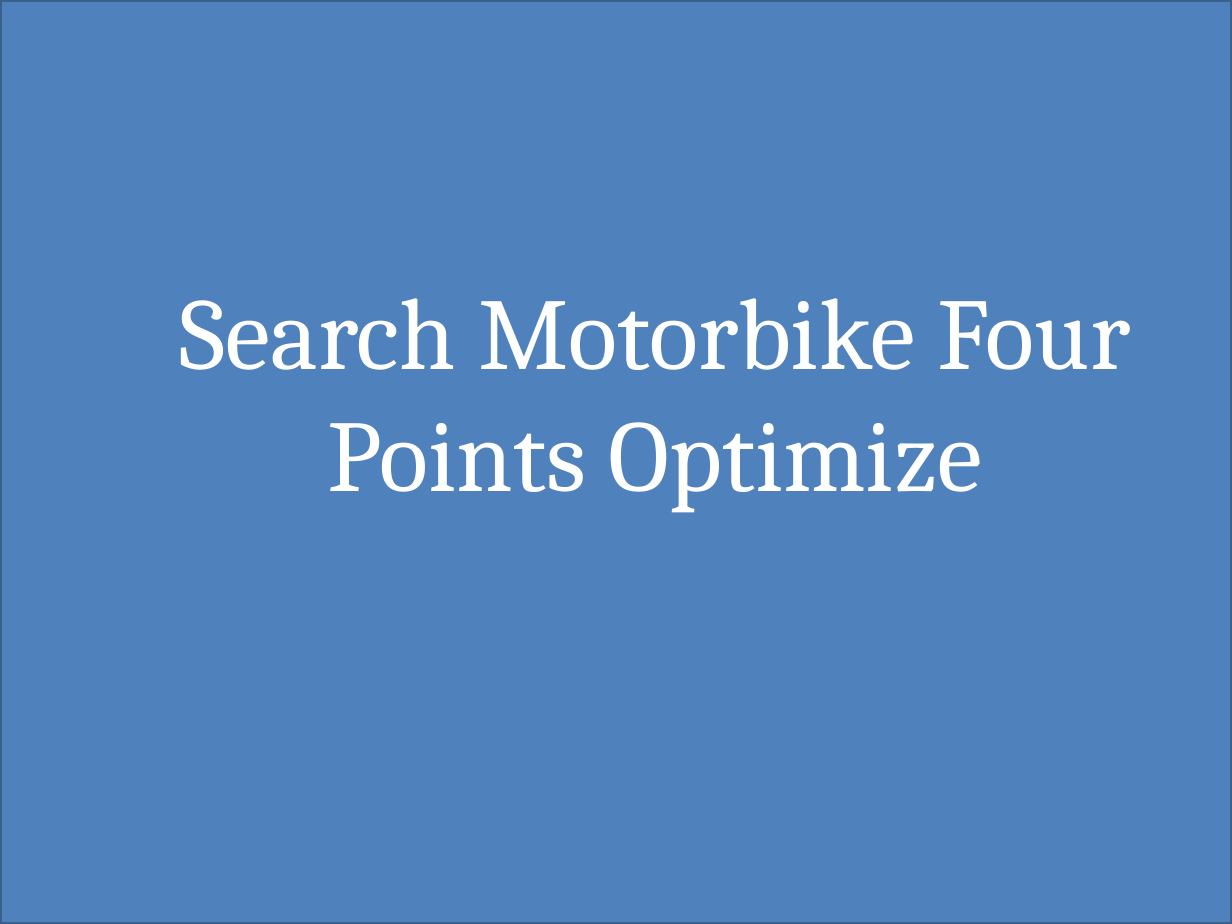
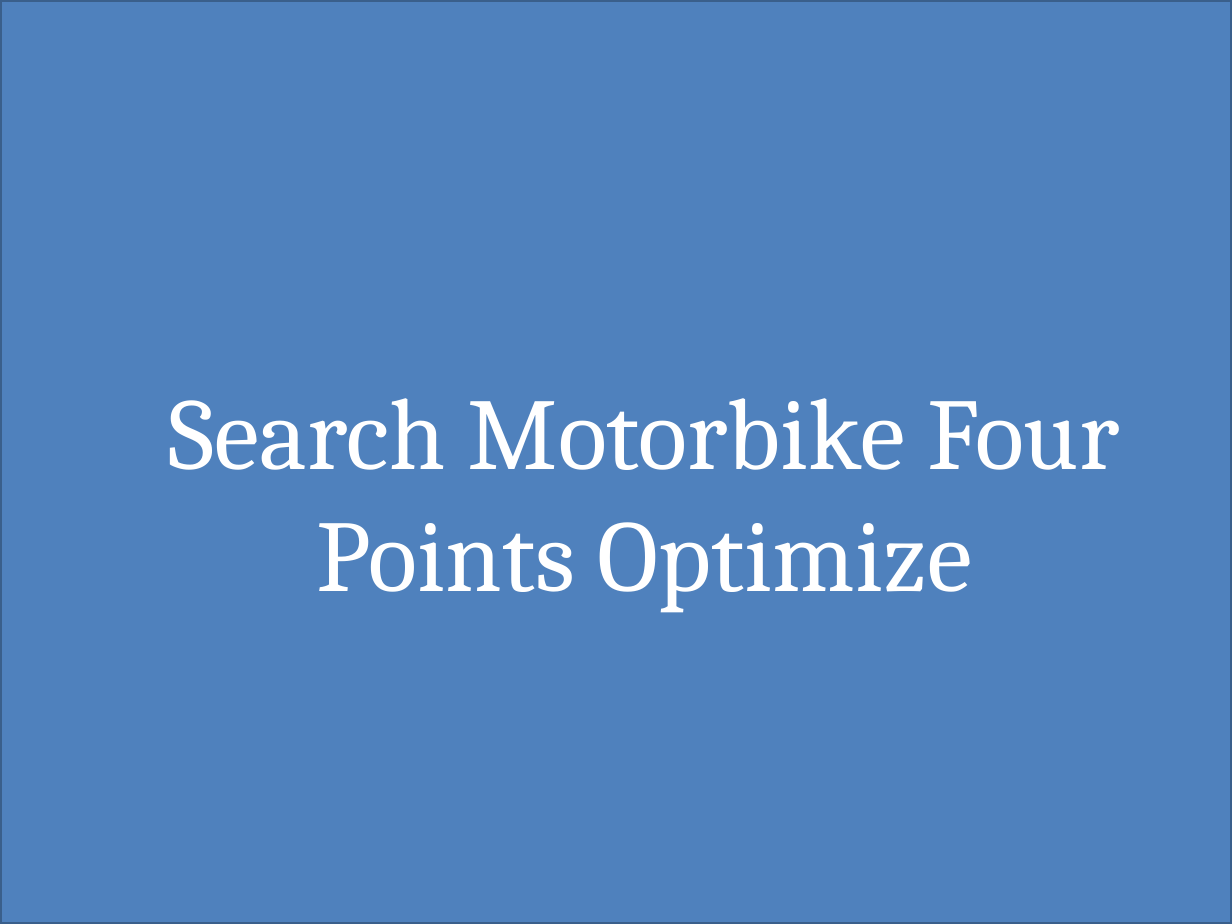
Before and after one commit to hqt/street-router, a slide deck: slide 12 of Document/presentation/ngoan/5 search motorbike.pptx. Drawn at 1232x924 pixels with LibreOffice and Linux fonts; fonts in the diff are those of the drawing. Boxes give left, top, right and bottom in pixels: in the first picture for what was removed or moved away, otherwise in the second. Text is boxed around its words. In the diff, an @@ line names an element or a change of style, - is before the commit and + after.

```diff
--- a/Document/presentation/ngoan/5 search motorbike.pptx
+++ b/Document/presentation/ngoan/5 search motorbike.pptx
@@ title "Search Motorbike Four Points Optimize": place and size @@
-title "Search Motorbike Four Points Optimize" at [179, 298, 1130, 513]
+title "Search Motorbike Four Points Optimize" at [169, 398, 1119, 613]
```
Also in this commit, not shown: 14 other slides changed, 15 slides added, 5 slides removed.
